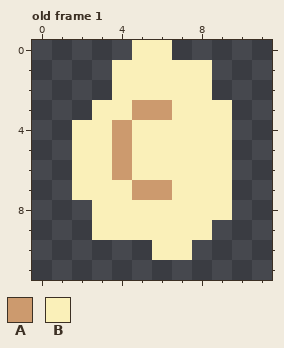
Edited in one commit: pixel-art file (src/art/coin.aseprite). That is the earlier state.
12x12 pixels, 1 frame. Shown: old frame 1. The commit also changed other frames, which this record leaves out.
Palette (. is transparent): A #cc9a6e  B #faf0b9
Pixels before, old frame 1, first column x 2:
 0 ...BB...
 1 ..BBBBB.
 2 ..BBBBB.
 3 .BBAABBB
 4 BBABBBBB
 5 BBABBBBB
 6 BBABBBBB
 7 BBBAABBB
 8 .BBBBBBB
 9 .BBBBBB.
10 ....BB..
The same view after the edit:
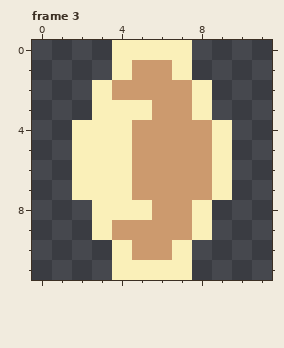
A new or re-ordered frame is compared with the old frame closest to it.
Edits made:
frames 1 -> 12
Frame 3 is new; against old frame 1:
The edit adds colour A in row 10 at x 5.
Colour B gives way to colour A in row 1 at x 5 to 6; in row 2 at x 4 to 7; in row 3 at x 7; in rows 4 to 6 at x 5 to 8; in row 7 at x 7 to 8; in row 8 at x 6 to 7.
Colour B gives way to colour A in row 9 at x 4 to 7; in row 10 at x 6.
The edit adds colour B in row 0 at x 4 and 7; in row 2 at x 3; in row 10 at x 4; in row 11 at x 4 to 7.
Colour A gives way to colour B in row 3 at x 5; in rows 4 to 6 at x 4.
The edit erases colour B in row 1 at x 8; in row 3 at x 9; in row 8 at x 9.
Pixel boxes of the changes (left, top, right, bottom) in both pictures:
changed: (92, 40, 232, 280)
